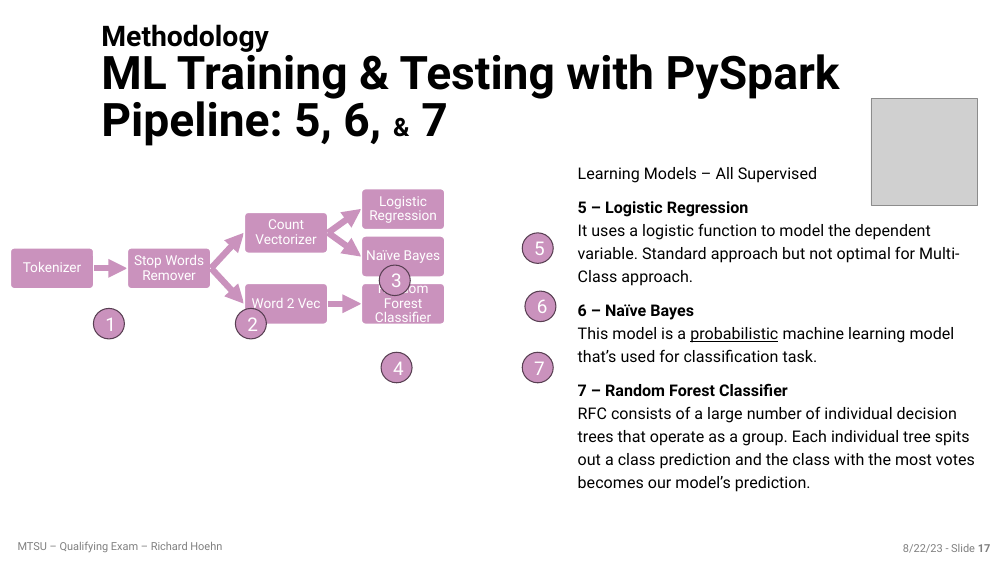
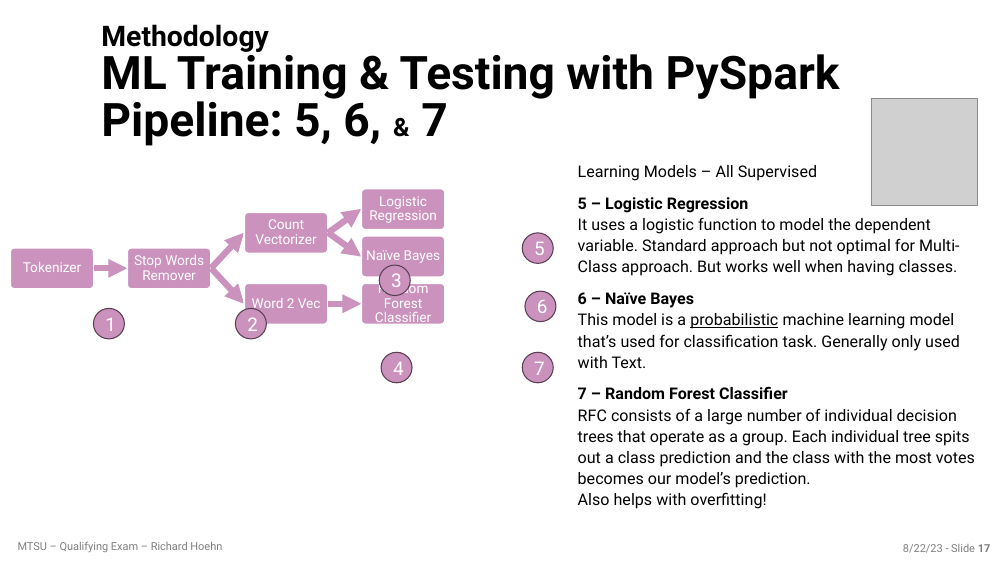
Before and after one commit to richardhoehn/mtsu.coms.qualifying-exam, a slide deck: slide 17 of presentation/COMS_Qualifying_Exam-2023-08-22.pptx. Drawn at 1008x567 pixels with LibreOffice and Linux fonts; fonts in the diff are those of the drawing; grey boxes stand for pictures; background and template pictures are left out. Boxes give left, top, right and bottom in pixels: in the first picture for what was removed or moved away, otherwise in the second. Text is boxed around its words. In the diff, an @@ line names an element or a change of style, - is before the commit and + after.

```diff
--- a/presentation/COMS_Qualifying_Exam-2023-08-22.pptx
+++ b/presentation/COMS_Qualifying_Exam-2023-08-22.pptx
@@ text at bbox=[578, 165, 817, 181]: line spacing 1.2 to 1.1 @@
@@ text at bbox=[578, 197, 975, 509]: text changed @@
-5 – Logistic Regression
-It uses a logistic function to model the dependent variable. Standard approach but not optimal for Multi-Class approach.
-6 – Naïve Bayes
-This model is a probabilistic machine learning model that’s used for classification task.
-7 – Random Forest Classifier
-RFC consists of a large number of individual decision trees that operate as a group. Each individual tree spits out a class prediction and the class with the most votes becomes our model’s prediction.
+5 – Logistic Regression
+It uses a logistic function to model the dependent variable. Standard approach but not optimal for Multi-Class approach. But works well when having classes.
+6 – Naïve Bayes
+This model is a probabilistic machine learning model that’s used for classification task. Generally only used with Text.
+7 – Random Forest Classifier
+RFC consists of a large number of individual decision trees that operate as a group. Each individual tree spits out a class prediction and the class with the most votes becomes our model’s prediction.
+Also helps with overfitting!
```
Also in this commit, not shown: 1 other file.
